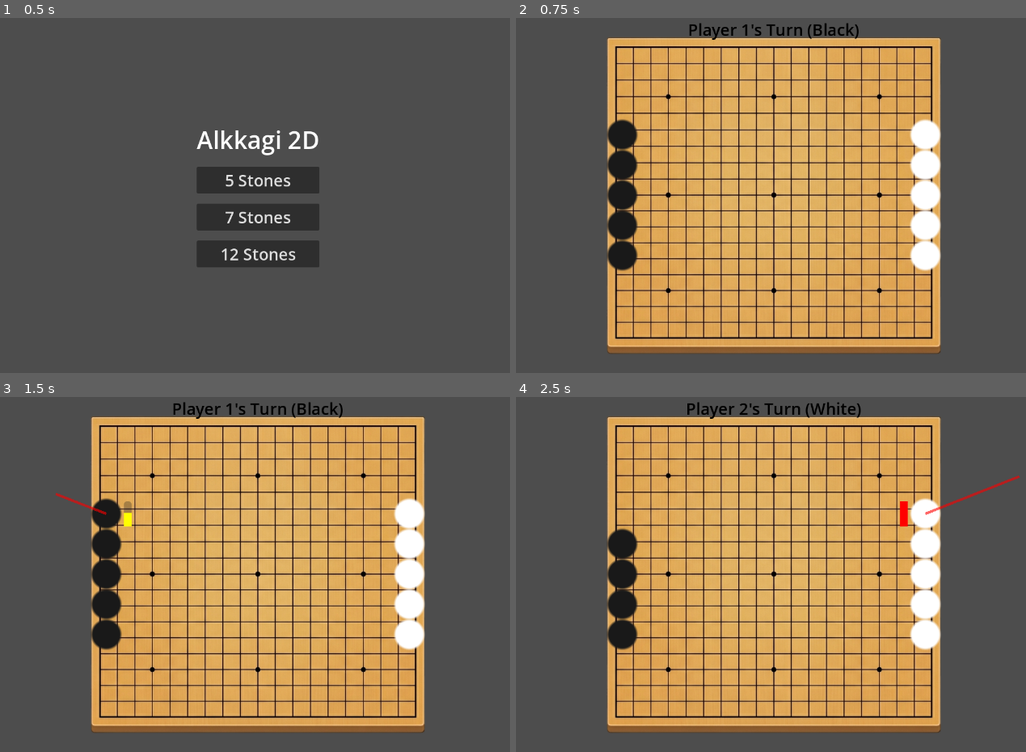
Above: before the commit, frames 1-4 (two rows, left to right).
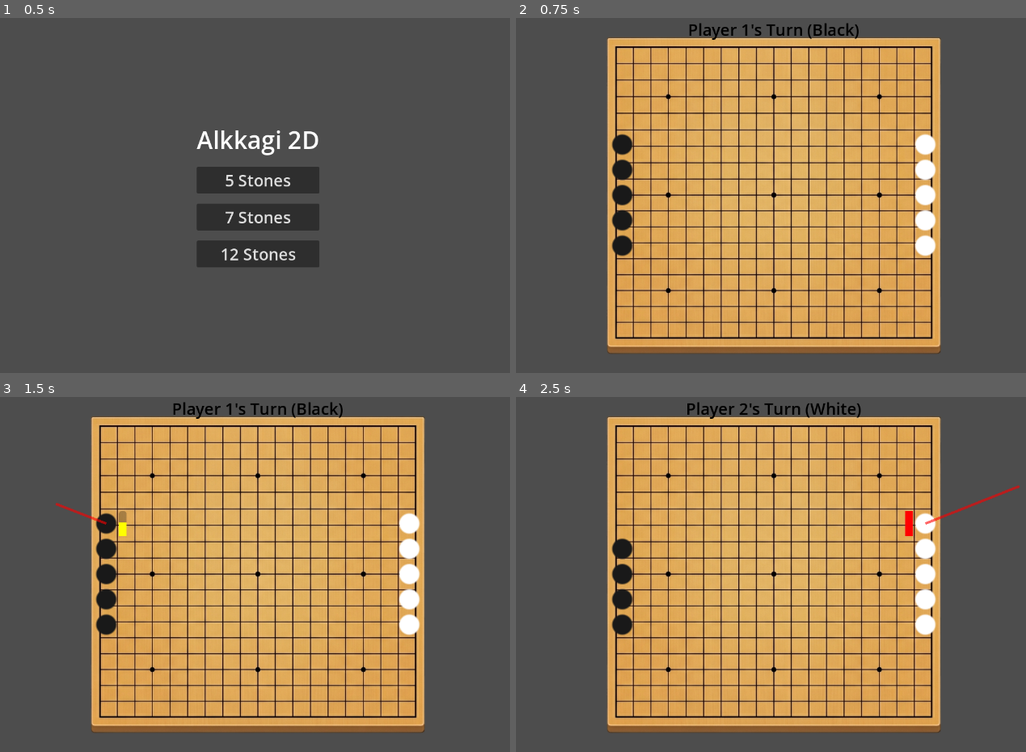
Above: after the commit, the same moments.

Repository: kimmb3217-droid/egg
Game: Godot game, scene res://MainMenu.tscn
Same seed, same stepped clock (60 frames per second), same inputs: the game is played once before the commit and once after it.
Inputs (mouse positions are in pixels of both pictures, inside the frame that each line leads up to):
- Up to frame 1 (0.5 s): no input
- Up to frame 2 (0.75 s): click "5 Stones" at 0.5 s
- Up to frame 3 (1.5 s): tap Enter at 1.25 s; drag from (107, 514) to (260, 574) at 1.27 s
- Up to frame 4 (2.5 s): drag from (924, 514) to (776, 574) at 2.02 s

Frame 1 is identical in both runs. In frame 2, 2.8% of the frame differs, in the area x 17-84%, y 28-72%; in frame 3, 3.1%, in the area x 10-84%, y 27-72%; in frame 4, 2.9%.

Commit message:
난이도 수정 1

Diff:
--- a/Stone.gd
+++ b/Stone.gd
@@ -98,10 +98,10 @@
 			else:
 				gauge_style.bg_color = Color.RED
 
-			# 쏘는 방향(drag_vector.x)에 따라 게이지 위치를 돌의 왼쪽(-50) 또는 오른쪽(35)으로 배치
-			var side_offset = 35.0
+			# 쏘는 방향(drag_vector.x)에 따라 게이지 위치를 돌의 왼쪽(-40) 또는 오른쪽(25)으로 배치
+			var side_offset = 25.0
 			if drag_vector.x > 0: # 오른쪽으로 쏠 때
-				side_offset = -50.0
+				side_offset = -40.0
 
 			# 부모의 회전에 영향을 받지 않게 글로벌 좌표로 고정
 			power_gauge.global_position = global_position + Vector2(side_offset, -25.0)
--- a/Stone.tscn
+++ b/Stone.tscn
@@ -12,14 +12,14 @@
 
 [sub_resource type="GradientTexture2D" id="GradientTexture2D_def34"]
 gradient = SubResource("Gradient_abc12")
-width = 64
-height = 64
+width = 44
+height = 44
 fill = 1
 fill_from = Vector2(0.5, 0.5)
 fill_to = Vector2(0.5, 0)
 
 [sub_resource type="CircleShape2D" id="CircleShape2D_abc12"]
-radius = 30.0
+radius = 20.0
 
 [node name="Stone" type="RigidBody2D"]
 input_pickable = true
@@ -42,9 +42,9 @@
 
 [node name="PowerGauge" type="ProgressBar" parent="."]
 visible = false
-offset_left = 35.0
+offset_left = 25.0
 offset_top = -25.0
-offset_right = 50.0
+offset_right = 40.0
 offset_bottom = 25.0
 fill_mode = 3
 show_percentage = false
